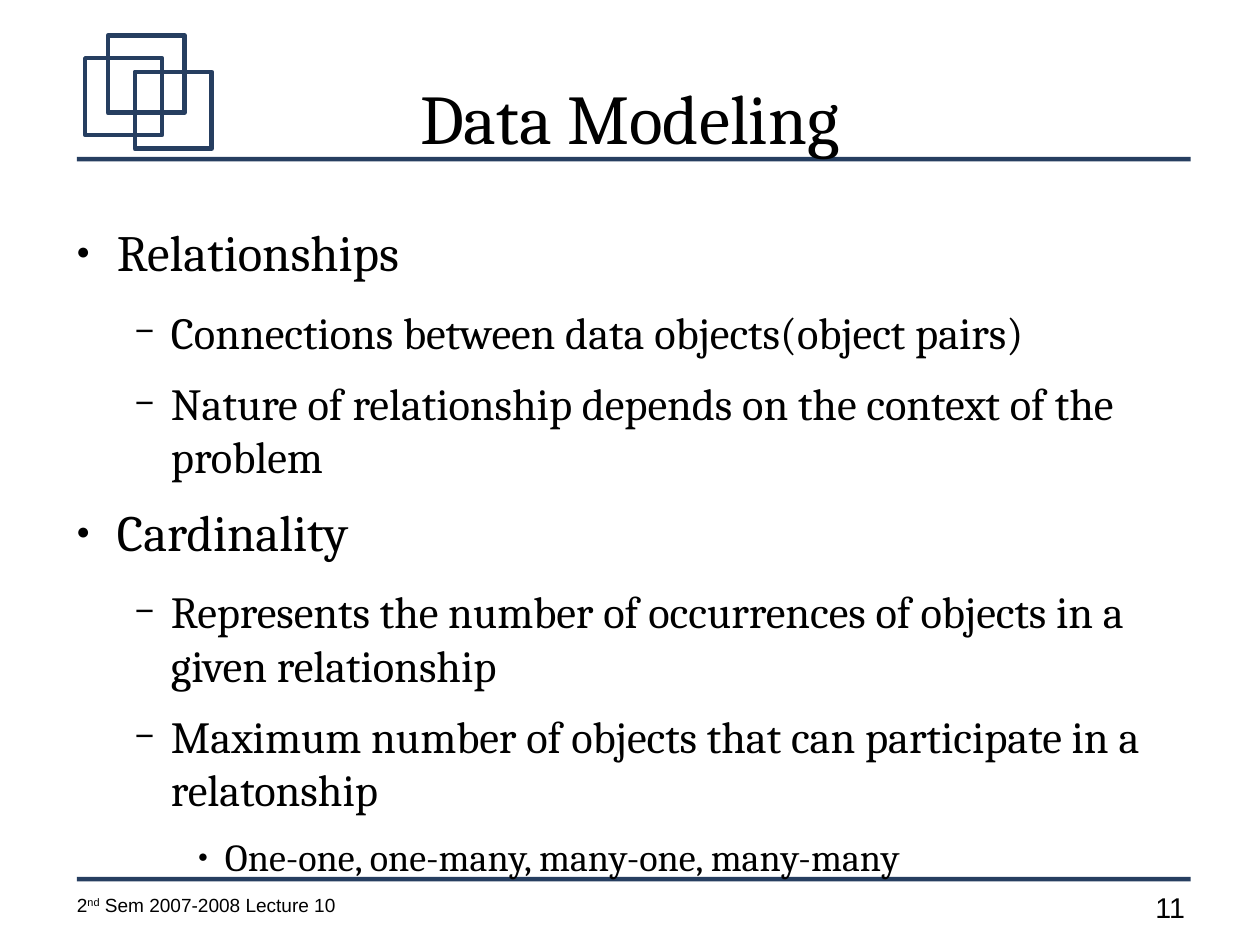
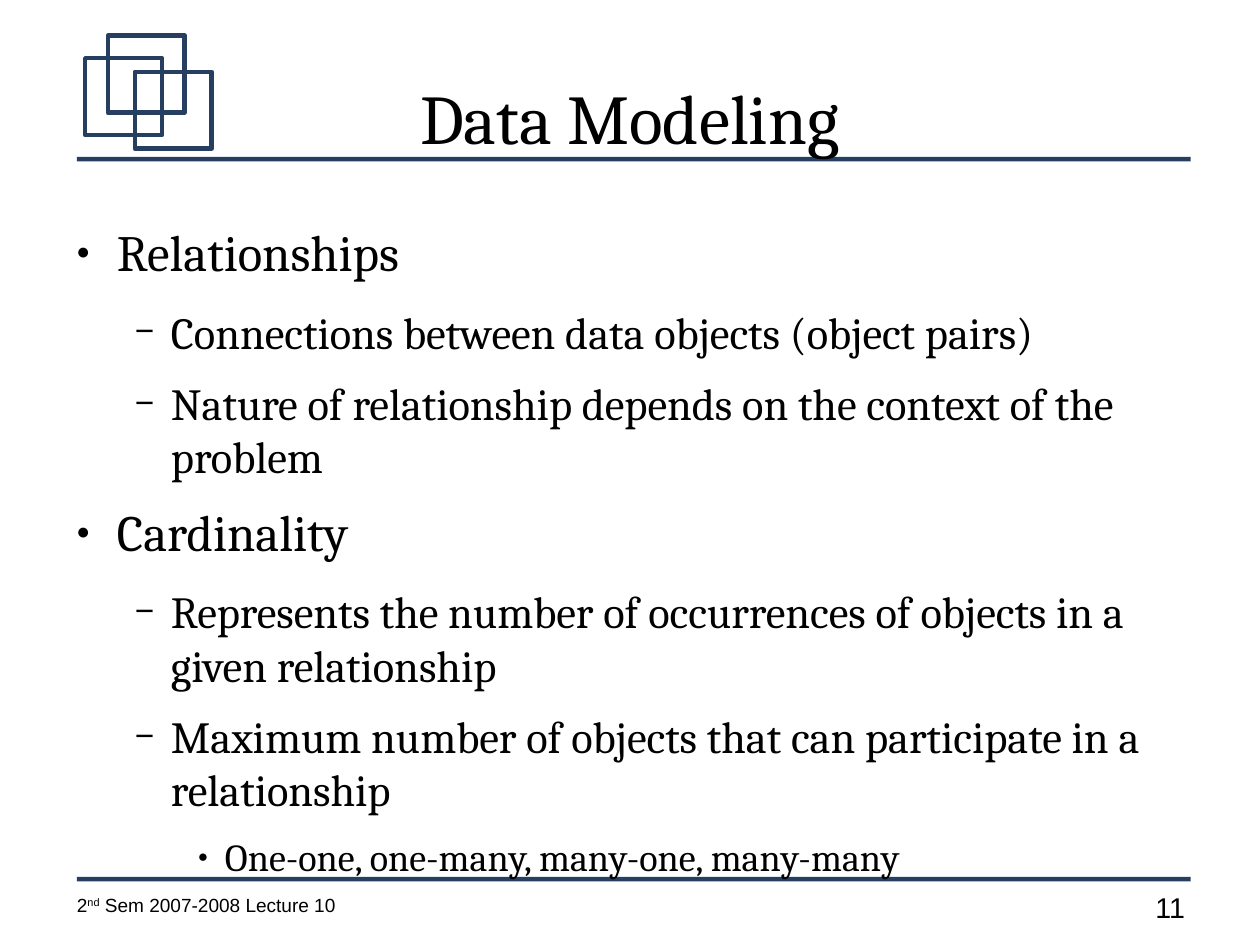
Before and after one commit to jachermocilla/jach-homepage, a slide deck: slide 11 of CMSC128-2nd-Sem-2007-L10.odp. Drawn at 1260x945 pixels with LibreOffice and Linux fonts; fonts in the diff are those of the drawing. Boxes give left, top, right and bottom in pixels: in the first picture for what was removed or moved away, otherwise in the second. Text is boxed around its words. In the diff, an @@ line names an element or a change of style, - is before the commit and + after.

```diff
--- a/CMSC128-2nd-Sem-2007-L10.odp
+++ b/CMSC128-2nd-Sem-2007-L10.odp
@@ text at [171, 317, 1033, 359]: spaces changed @@
-  − Connections between data objects(object pairs)
+  − Connections between data objects (object pairs)
@@ text at [171, 721, 1140, 816]: text changed @@
-  − Maximum number of objects that can participate in a relatonship
+  − Maximum number of objects that can participate in a relationship
```
Also in this commit, not shown: 16 other slides changed.
